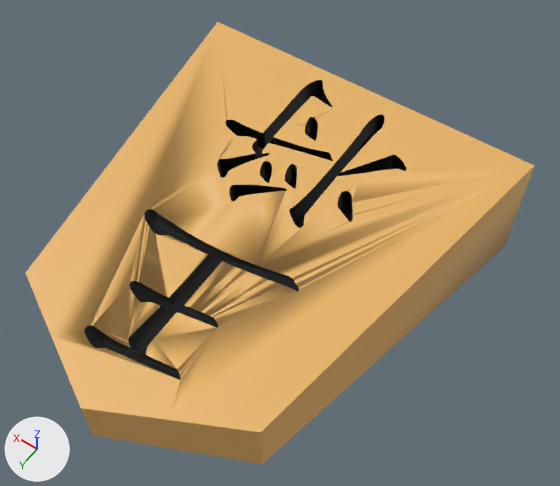
The FBX model Unity_shogi/Assets/Sources/Koma/Ou.fbx as it was, and as the next commit left it.
The view is the same before and after, from a 50 mm lens placed at (-3.651, 1.059, 1.138), pointed at (-3.14, 0.345, 0.015). The lights are fixed; the arrows at lower left show +X, +Y and +Z. Where no turn or scale is listed for an object, it has been applied to the vertices. Vertices at the same position are counted once.

Objects in the first picture: 'ou'.
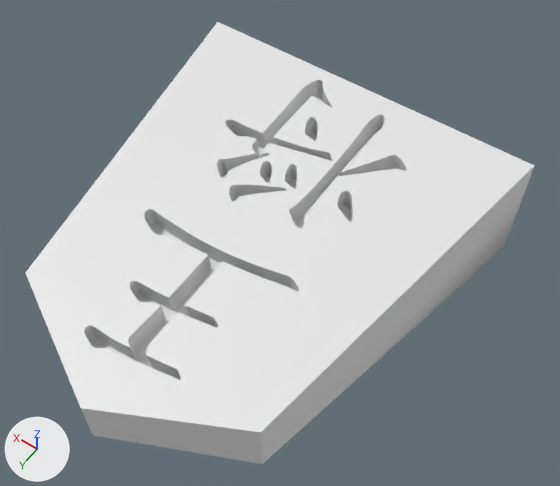
What changed in the scene script:
```text
Change me_平面_010:
    used by ob_ou; location = (-3.088, 0.325, 0.075)
    remove me_平面_010.from_pydata(...)  # 3075 vertices, 2733 faces; spans x -0.37..0.358, y -0.325..0.478, z -0.195..0.044
    remove me_平面_010.materials.append(mat_マテリアル_001)  # black #000000
    add me_平面_010.from_pydata(...)  # 1428 vertices, 15 faces; spans x -0.37..0.358, y -0.325..0.478, z -0.195..0.044
    me_平面_010 part 1: 11 vertices moved within x -0.161..0.032, y -0.136..0.358, z -0.016..0.028; 1658 vertices removed from x -0.183..0.168, y -0.302..0.389, z -0.064..0.039; 11 vertices added at x -0.117..0.0, y -0.16..-0.037, z 0.019..0.03
    me_平面_010 part 2: 8 faces spanning x -0.37..0.358, y -0.325..0.478, z -0.195..0.044 switch from mat_マテリアル (orange #e7b365) to no material
Add me_平面_010_1:
    me_平面_010_1.from_pydata(...)  # 2742 vertices, 2717 faces; spans x -0.183..0.168, y -0.302..0.391, z -0.064..0.042
Add ob_ou_text:
    ob_ou_text = bpy.data.objects.new('Ou_text', me_平面_010_1)
    ob_ou_text.location = (-3.088, 0.325, 0.075)
```

What differs and where, as boxes [x1, y1, x2, y2] in the pictures (560 x 486 px):
'Ou_text', added: after [84, 80, 407, 380]
part 1 of me_平面_010, cut back: before [84, 80, 535, 432]; after [146, 88, 535, 432]
part 2 of me_平面_010, recoloured: [26, 22, 363, 420] in both
